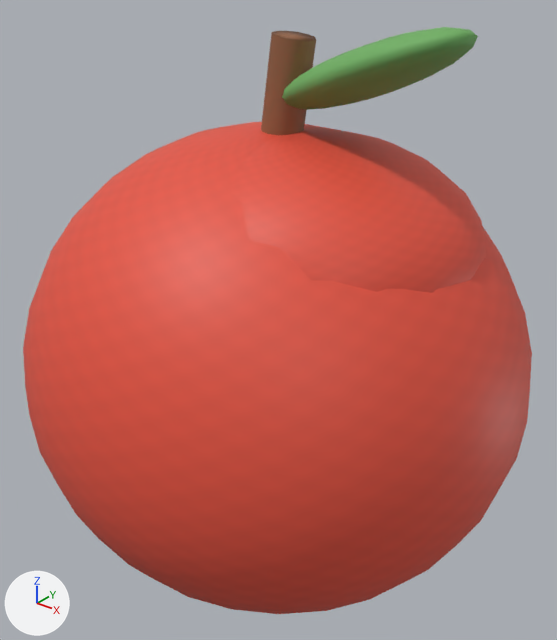
The glTF model Web/public/art/items/APPLE.glb: old version first, new version second.
Camera for both pictures: a 50 mm camera at (0.207, -0.257, 0.295) aimed at (0.001, 0.001, 0.135). Every picture has the same lights, and +X, +Y and +Z are marked at lower left. The older version comes first. Vertices at exactly the same position are counted once.

In view in the first picture: 'APPLE'.
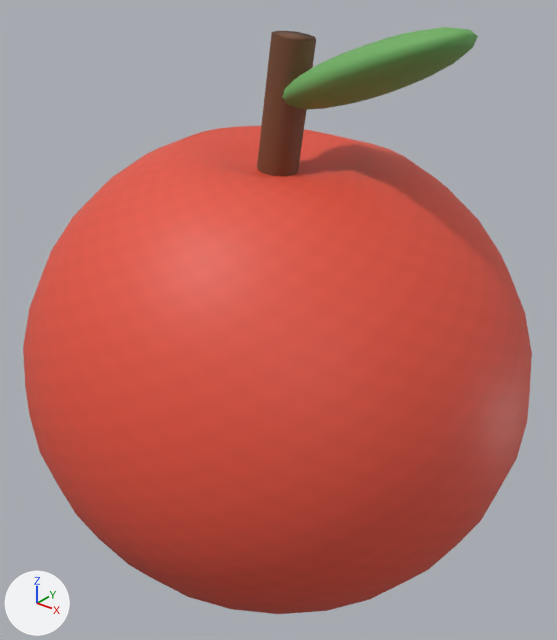
The change, as a list of edits to the scene's bpy script:
```text
Change mat_wood_dark_classic:
    mat_wood_dark_classic.base_color: (0.29, 0.12, 0.055) -> (0.18, 0.07, 0.031)  # brown #936142 -> brown #764b31
Change me_apple:
    used by ob_apple; parent = ob_wreckabulary_exportroot; location = (0.0, 0.0, -0.002); rotation_euler = (0.0, 0.0, -3.142), in degrees (0, 0, -180)
    remove me_apple.from_pydata(...)  # 958 vertices, 1764 faces; spans x -0.12..0.12, y -0.115..0.115, z 0.002..0.273
    add me_apple.from_pydata(...)  # 712 vertices, 1324 faces; spans x -0.12..0.12, y -0.115..0.115, z 0.002..0.273
    me_apple part 1: the loose piece of 244 vertices spanning x -0.06..0.096, y -0.073..0.073, z 0.132..0.228 is deleted
    me_apple part 2
    5 vertices are removed from x 0.0..0.041, y 0.0, z 0.221..0.228
    35 faces are deleted
    10 vertices in x 0.018..0.04, y -0.035..0.035, z 0.221 move by (0.0, 0.0, -0.004)
    6 vertices in x 0.009..0.016, y -0.018..0.018, z 0.226 move by (0.0, 0.0, -0.015)
    6 vertices in x -0.02..-0.016, y -0.012..0.012, z 0.226 move by (0.0, 0.0, -0.011)
    6 vertices in x -0.032..-0.018, y -0.035..0.035, z 0.221 move by (0.0, 0.0, -0.001)
    4 vertices in x 0.019..0.02, y -0.009..0.009, z 0.226 move by (0.0, 0.0, -0.016)
    4 vertices in x 0.0..0.005, y -0.02..0.02, z 0.226 move by (0.0, 0.0, -0.014)
    15 vertices move from x -0.037..0.009, y -0.039..0.039, z 0.221..0.226 to x -0.037..0.009, y -0.039..0.039, z 0.213..0.221
    3 vertices are added at (0.0, 0.0, 0.208), (0.021, 0.0, 0.21), (0.041, 0.0, 0.217)
    35 new faces join them, mat_red_classic
```

Where the change shows, as pixel boxes [x1, y1, x2, y2] in the pictures (557 x 640 px; the box of a moved part takes in the faces that stretch with it):
'APPLE', reshaped
    both: [23, 27, 532, 614]
part 1 of me_apple, deleted
    before: [229, 127, 487, 293]
part 2 of me_apple, moved or reshaped
    before: [137, 122, 331, 202]
    after: [137, 126, 414, 203]
